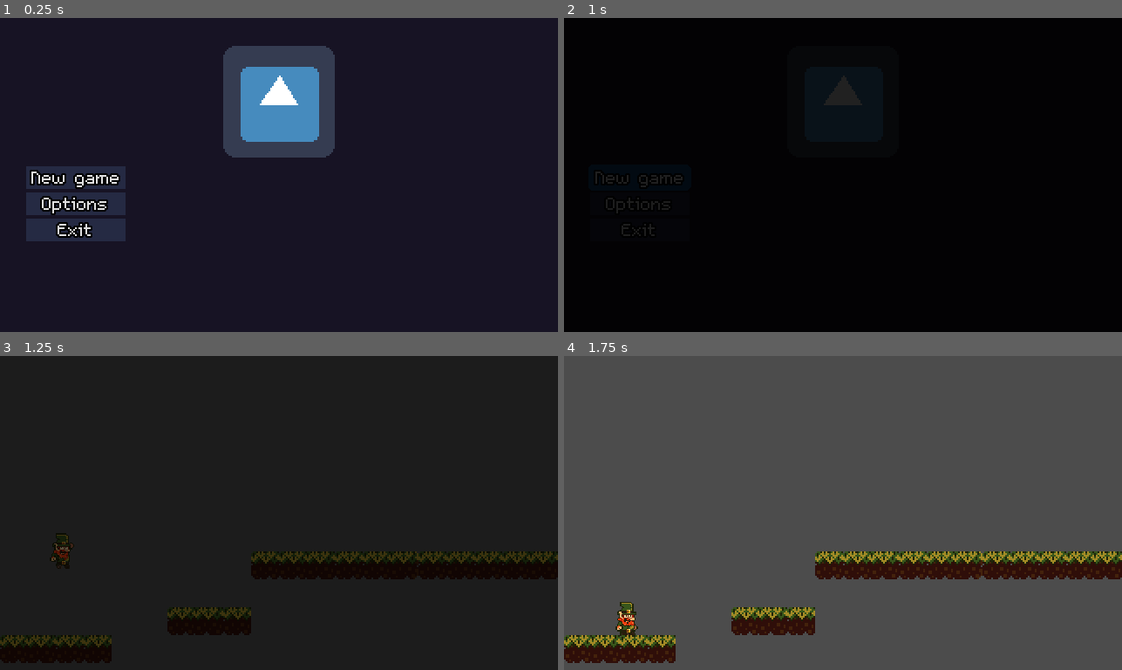
Above: before the commit, frames 1-4 (two rows, left to right).
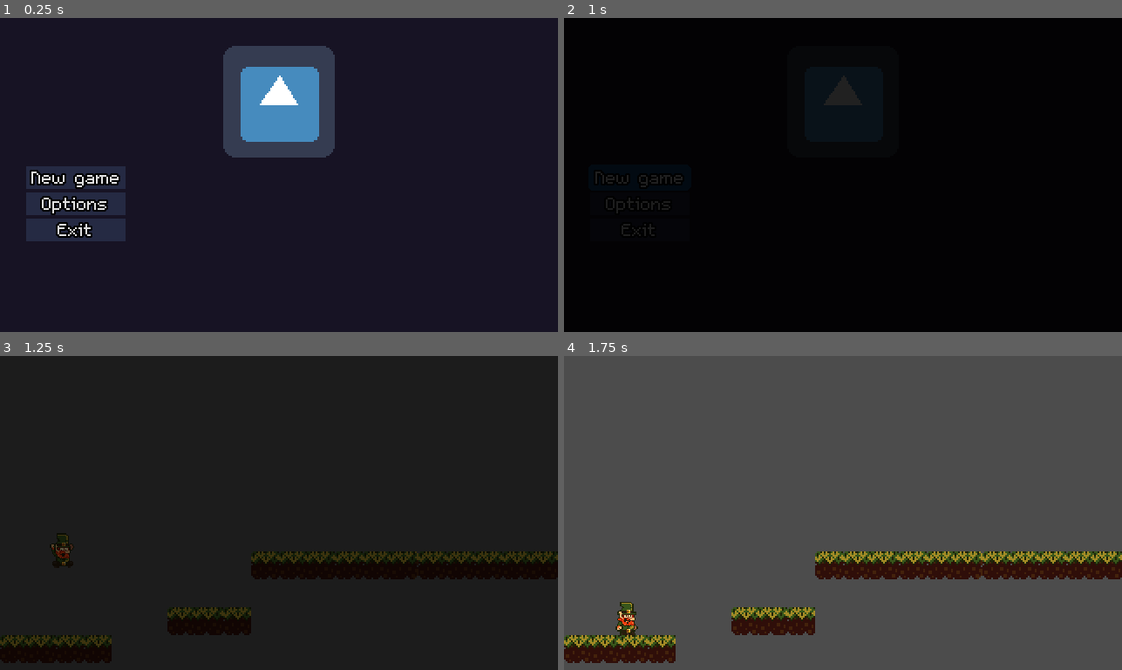
Above: after the commit, the same moments.

Repository: blabtonic/Tipperary-Climber
Game: Godot game, scene res://Game/Game.tscn
Same seed, same stepped clock (60 frames per second), same inputs: the game is played once before the commit and once after it. The engine's default icon, where the game draws it, is replaced by a stand-in: a white triangle on a blue panel in a dark square.
Inputs:
- Up to frame 1 (0.25 s): no input
- Up to frame 2 (1 s): click "New game" at 0.5 s
- Up to frame 3 (1.25 s): no input
- Up to frame 4 (1.75 s): tap Enter at 1.25 s; hold D (Right) from 1.28 s (still down); tap Space (Jump) at 1.35, 1.52 s

Frames 1-2 are identical in both runs. In frame 3, 0.1% of the frame differs, in the area x 8-14%, y 56-67%; in frame 4, nothing differs.

Commit message:
fall animation added

Diff:
--- a/Levels/LevelScene.tscn
+++ b/Levels/LevelScene.tscn
@@ -1,10 +1,11 @@
-[gd_scene load_steps=10 format=2]
+[gd_scene load_steps=11 format=2]
 
 [ext_resource path="res://Assets/Player/Lucky/0_idle.png" type="Texture" id=1]
 [ext_resource path="res://Levels/Player.gd" type="Script" id=2]
 [ext_resource path="res://Assets/TileMap/Platform_1.tres" type="TileSet" id=3]
 [ext_resource path="res://Assets/Player/Lucky/0_jump.png" type="Texture" id=4]
 [ext_resource path="res://Assets/Player/Lucky/1_run.png" type="Texture" id=5]
+[ext_resource path="res://Assets/Player/Lucky/0_jump_fall.png" type="Texture" id=6]
 [ext_resource path="res://Assets/Player/Lucky/0_run.png" type="Texture" id=7]
 [ext_resource path="res://Assets/Player/Lucky/1_idle.png" type="Texture" id=9]
 
@@ -24,6 +25,11 @@
 "loop": true,
 "name": "Idle",
 "speed": 5.0
+}, {
+"frames": [ ExtResource( 6 ) ],
+"loop": true,
+"name": "Fall",
+"speed": 5.0
 } ]
 
 [sub_resource type="RectangleShape2D" id=2]
@@ -42,7 +48,7 @@
 position = Vector2( 1.90261, -2.61609 )
 scale = Vector2( 0.630709, 0.657639 )
 frames = SubResource( 1 )
-animation = "Idle"
+animation = "Fall"
 
 [node name="CollisionShape2D" type="CollisionShape2D" parent="Player"]
 position = Vector2( 2.01653, -1.9888 )
--- a/Levels/Player.gd
+++ b/Levels/Player.gd
@@ -28,7 +28,6 @@
 	else:
 		$Sprite.play('Idle')
 		friction = true
-		motion.x = lerp(motion.x, 0, 0.2)
 
 	if is_on_floor():
 		if Input.is_action_just_pressed('ui_up'):
@@ -37,7 +36,10 @@
 			#Linearly interpolates between two values by a normalized value lerp()
 			motion.x = lerp(motion.x, 0, 0.2)
 	else:
-		$Sprite.play('Jump')
+		if motion.y < 0:
+			$Sprite.play('Jump')
+		else:
+			$Sprite.play('Fall')
 		if friction == true:
 			motion.x = lerp(motion.x, 0, 0.5)
 
